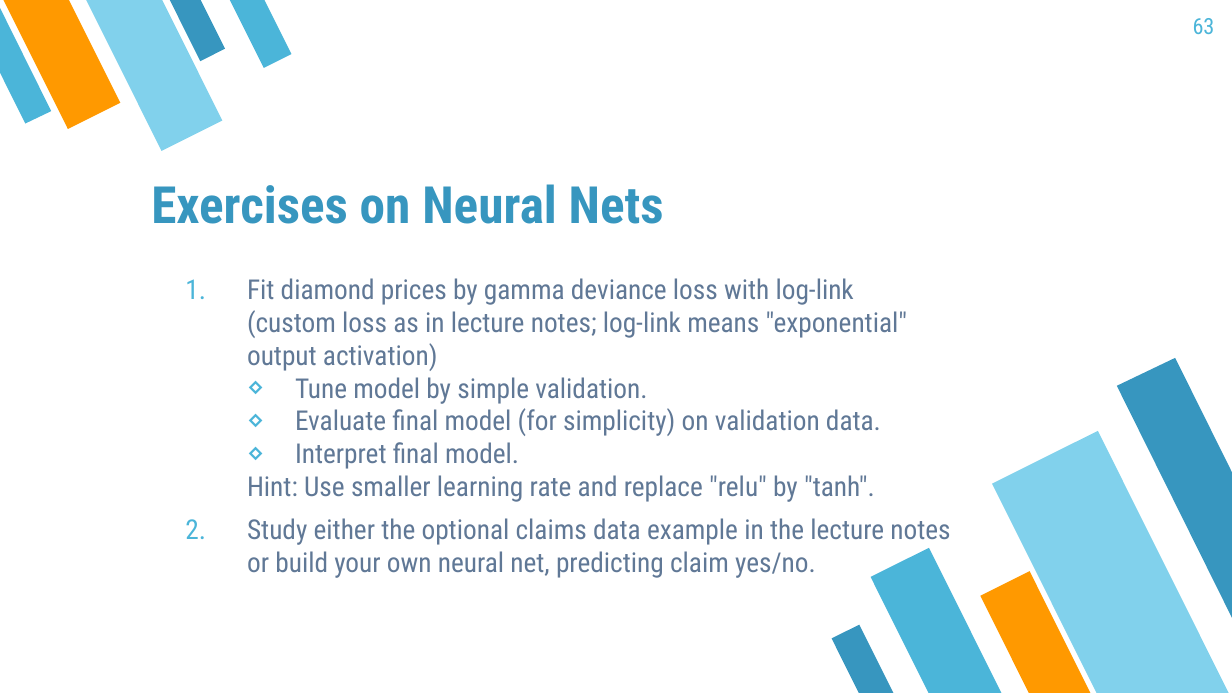
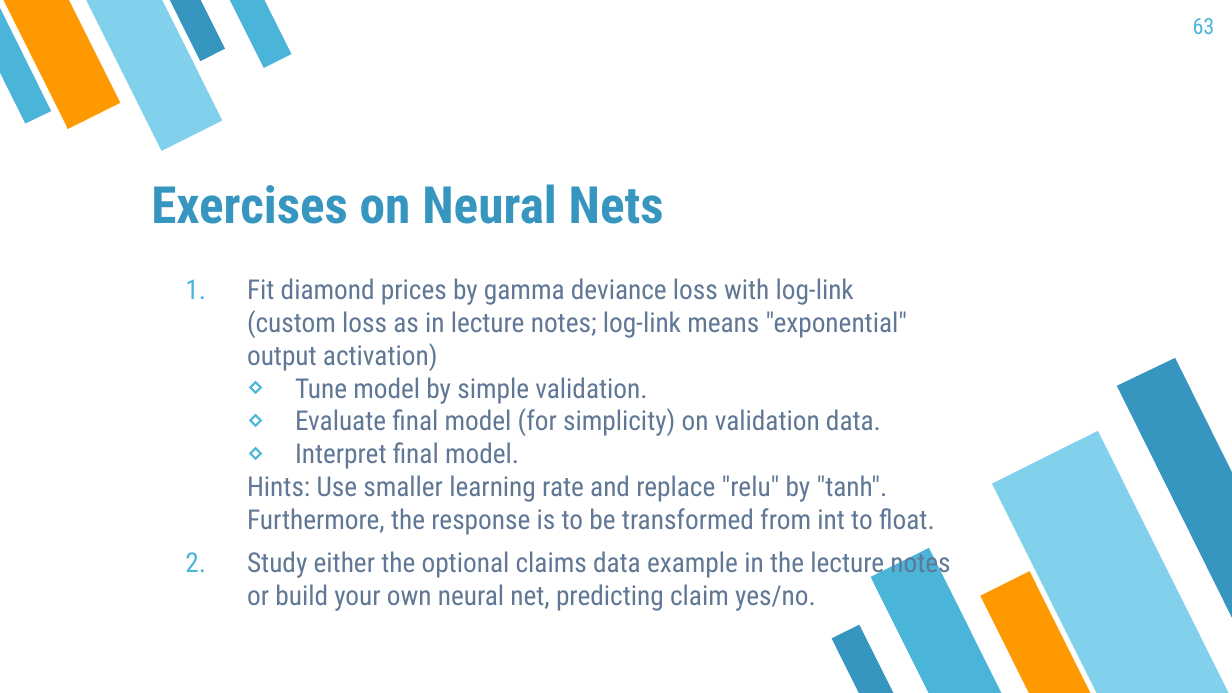
Before and after one commit to mayer79/ml_lecture, a slide deck: slide 63 of slides/ML_Lecture.pptx. Drawn at 1232x693 pixels with LibreOffice and Linux fonts; fonts in the diff are those of the drawing. Boxes give left, top, right and bottom in pixels: in the first picture for what was removed or moved away, otherwise in the second. Text is boxed around its words. In the diff, an @@ line names an element or a change of style, - is before the commit and + after.

Commit message:
revised exercises

```diff
--- a/slides/ML_Lecture.pptx
+++ b/slides/ML_Lecture.pptx
@@ text at [247,475,935,535]: text changed @@
-  Hint: Use smaller learning rate and replace "relu" by "tanh".
+  Hints: Use smaller learning rate and replace "relu" by "tanh". Furthermore, the response is to be transformed from int to float.
```
Also in this commit, not shown: 1 other slide changed, 12 other files.
